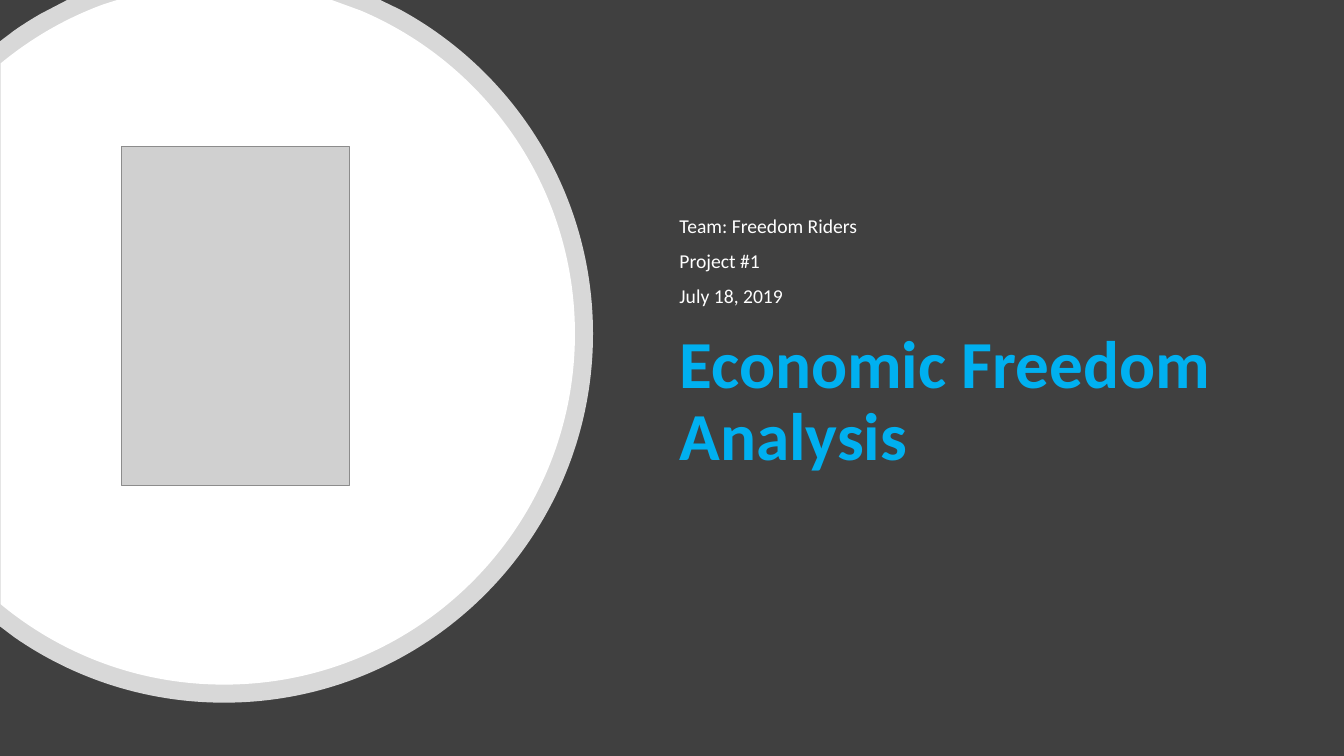
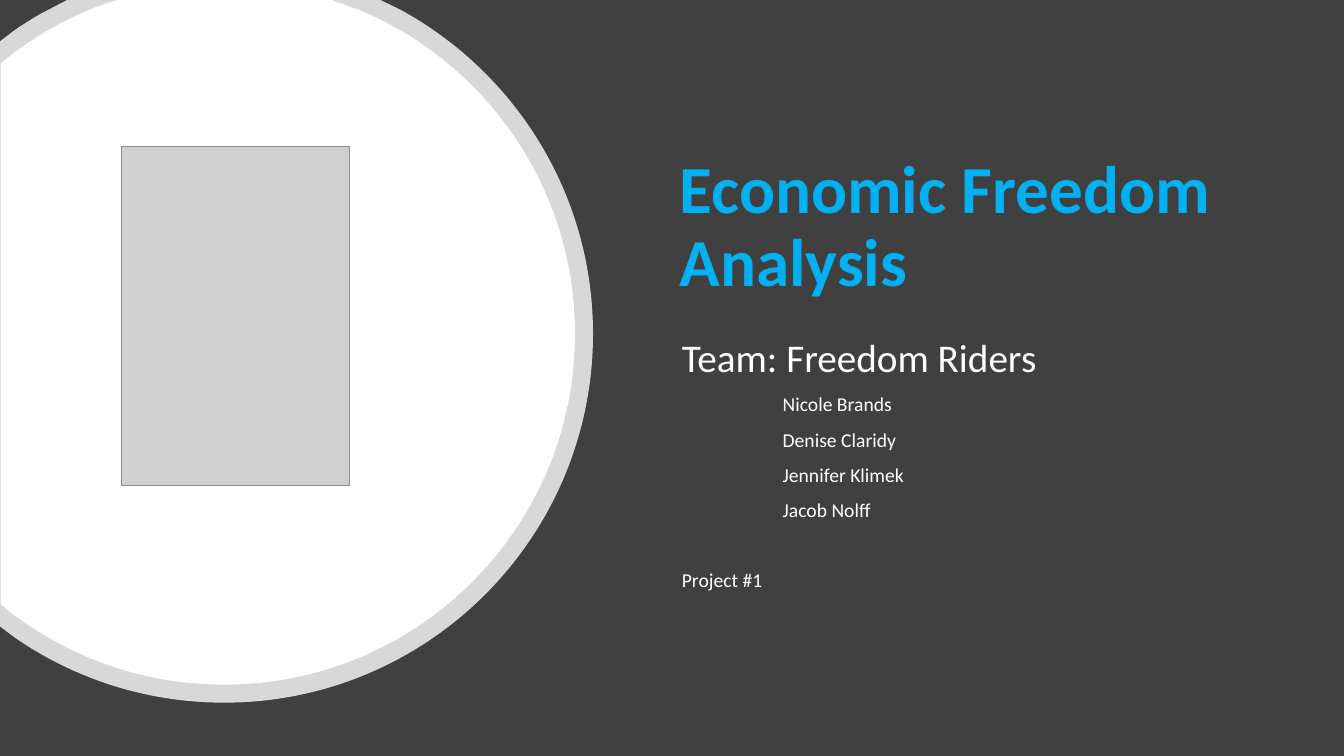
Before and after one commit to nicole1286/Project1, a slide deck: slide 1 of Freedom Riders Combined.pptx. Drawn at 1344x756 pixels with LibreOffice and Linux fonts; fonts in the diff are those of the drawing; grey boxes stand for pictures. Boxes give left, top, right and bottom in pixels: in the first picture for what was removed or moved away, otherwise in the second. Text is boxed around its words. In the diff, an @@ line names an element or a change of style, - is before the commit and + after.

```diff
--- a/Freedom Riders Combined.pptx
+++ b/Freedom Riders Combined.pptx
@@ title "Economic Freedom Analysis": place and size @@
-title "Economic Freedom Analysis" at (679, 341, 1210, 471)
+title "Economic Freedom Analysis" at (679, 166, 1210, 297)
@@ subtitle at (679, 289, 783, 306): paragraph removed @@
-July 18, 2019
@@ subtitle at (682, 344, 1037, 373): size 14 to 28 pt in "Team: Freedom Riders" @@
@@ subtitle at (783, 397, 904, 517): paragraphs added @@
+Nicole Brands
+Denise Claridy
+Jennifer Klimek
+Jacob Nolff
```
Also in this commit, not shown: 4 other slides changed, 1 slide added, 2 other files.
